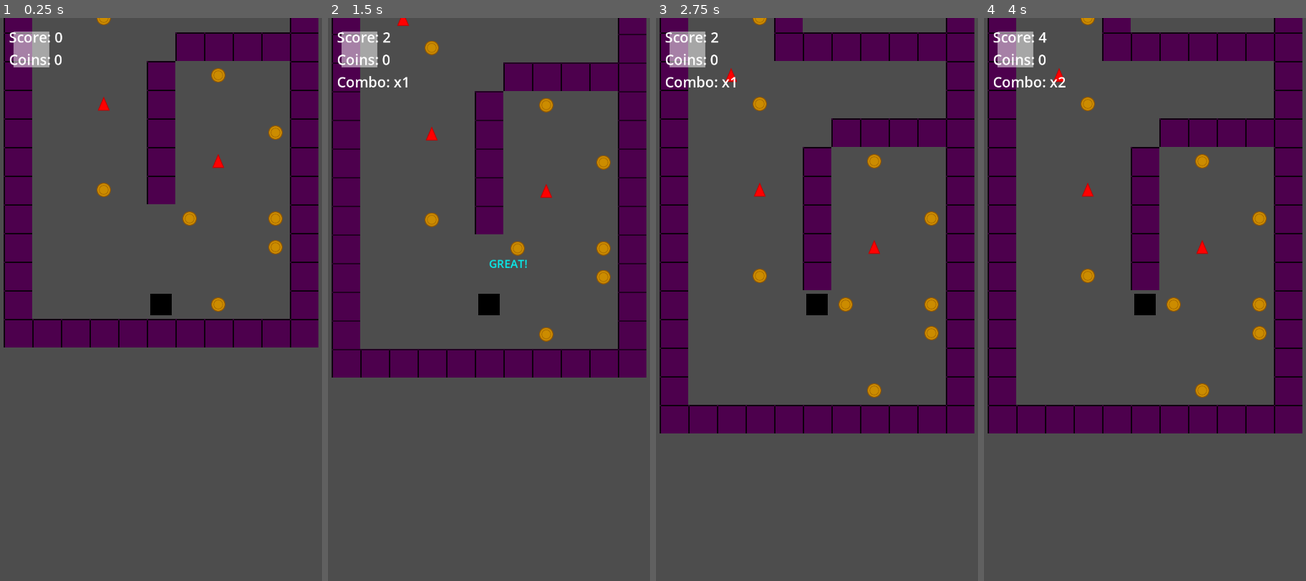
Above: before the commit, frames 1-4 (left to right).
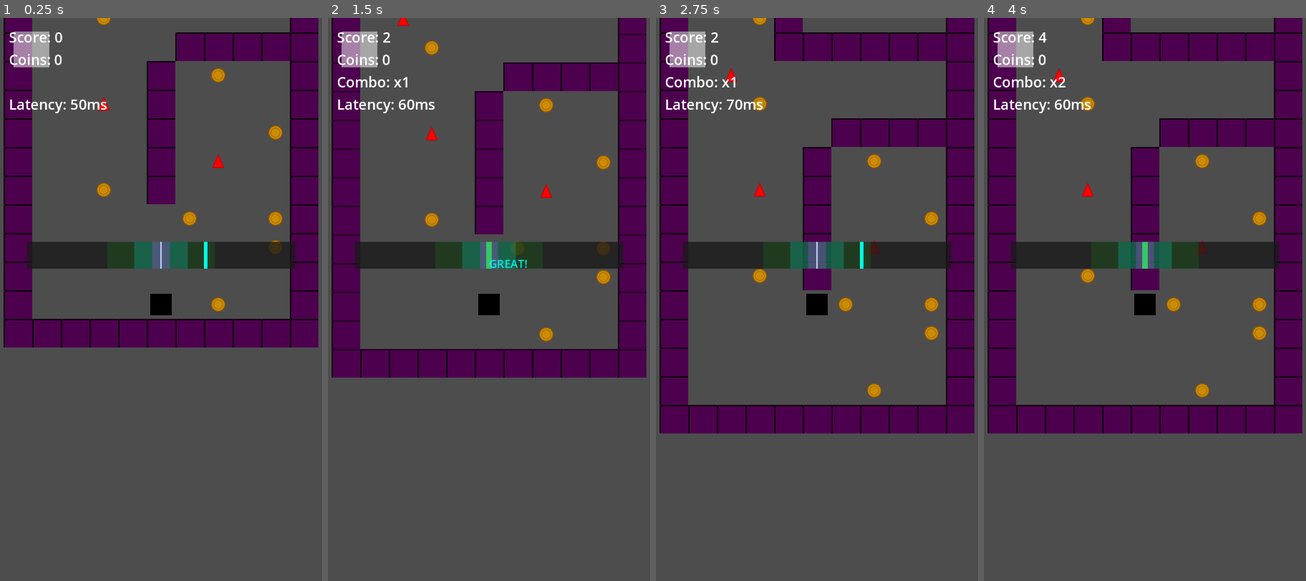
Above: after the commit, the same moments.

Repository: rubiconRiver/tomb-of-the-mask-clone
Game: Godot game, scene res://scenes/main.tscn
The game is run twice, just before and just after one commit, with the same random seed, the same clock (stepped at 60 frames per second) and the same inputs.
Inputs (mouse positions are in pixels of both pictures, inside the frame that each line leads up to):
- Up to frame 1 (0.25 s): no input
- Up to frame 2 (1.5 s): move the mouse to (559, 276) at 0.52 s; hold Right (ui_right) 0.53-1.25 s; click (559, 276) at 0.67 s; drag from (424, 333) to (546, 74) at 1.27 s
- Up to frame 3 (2.75 s): move the mouse to (849, 175) at 2.02 s; hold Right (ui_right) from 2.03 s (still down)
- Up to frame 4 (4 s): release Right (ui_right) at 2.75 s; drag from (1128, 417) to (1087, 102) at 2.77 s; move the mouse to (1241, 389) at 3.52 s; hold Left (ui_left) from 3.53 s (still down)

The runs differ from the first frame. In frame 1, 4.1% of the frame differs, in the area x 3-92%, y 14-45%; in frame 2, 4.1%; in frame 3, 4.1%; in frame 4, 4.2%.

Commit message:
sound timer

Diff:
--- a/scenes/main.tscn
+++ b/scenes/main.tscn
@@ -35,6 +35,14 @@
 text = "Combo: x0"
 label_settings = SubResource("1")
 
+[node name="LatencyLabel" type="Label" parent="UILayer"]
+offset_left = 20.0
+offset_top = 170.0
+offset_right = 250.0
+offset_bottom = 210.0
+text = "Latency: 50ms"
+label_settings = SubResource("1")
+
 [node name="GameOverPanel" type="Panel" parent="UILayer"]
 visible = false
 anchors_preset = 8
--- a/scripts/GameManager.gd
+++ b/scripts/GameManager.gd
@@ -6,12 +6,14 @@
 var beat_indicator_script = preload("res://scripts/ui/BeatIndicator.gd")
 var style_score_manager_script = preload("res://scripts/ui/StyleScoreManager.gd")
 var timing_feedback_script = preload("res://scripts/ui/TimingFeedback.gd")
+var beat_timeline_script = preload("res://scripts/ui/BeatTimeline.gd")
 
 var player: Player
 var level_generator: LevelGenerator
 var swipe_detector: SwipeDetector
 var camera: Camera2D
 var beat_indicator: Control
+var beat_timeline: BeatTimeline
 var style_score_manager: StyleScoreManager
 
 var score = 0
@@ -21,11 +23,13 @@
 
 var beat_timer = 0.0
 var beat_interval = 0.5
+var audio_latency_offset = 0.05  # Adjust this to sync audio with visual
 
 @onready var ui_layer = $UILayer
 @onready var score_label = $UILayer/ScoreLabel
 @onready var coins_label = $UILayer/CoinsLabel
 @onready var combo_label = $UILayer/ComboLabel
+@onready var latency_label = $UILayer/LatencyLabel
 @onready var game_over_panel = $UILayer/GameOverPanel
 @onready var beat_audio: AudioStreamPlayer
 
@@ -43,6 +47,7 @@
 
 	setup_camera()
 	setup_beat_indicator()
+	setup_beat_timeline()
 	setup_beat_audio()
 	start_game()
 
@@ -59,6 +64,12 @@
 		ui_layer.add_child(beat_indicator)
 
 	beat_occurred.connect(beat_indicator.pulse)
+
+func setup_beat_timeline():
+	beat_timeline = beat_timeline_script.new()
+
+	if ui_layer:
+		ui_layer.add_child(beat_timeline)
 
 func setup_beat_audio():
 	beat_audio = AudioStreamPlayer.new()
@@ -84,10 +95,29 @@
 		beat_interval = min(2.0, beat_interval + 0.05)
 		print("Beat interval: ", beat_interval)
 
+	# Handle audio latency adjustment
+	if Input.is_action_just_pressed("ui_left"):
+		audio_latency_offset = max(-0.2, audio_latency_offset - 0.01)
+		update_latency_display()
+		print("Audio latency offset: ", audio_latency_offset * 1000, "ms")
+	elif Input.is_action_just_pressed("ui_right"):
+		audio_latency_offset = min(0.2, audio_latency_offset + 0.01)
+		update_latency_display()
+		print("Audio latency offset: ", audio_latency_offset * 1000, "ms")
+
 	beat_timer += delta
+
+	# Play sound slightly early to compensate for audio latency
+	if beat_timer >= beat_interval - audio_latency_offset and beat_timer - delta < beat_interval - audio_latency_offset:
+		play_beat_sound()
+
 	if beat_timer >= beat_interval:
 		beat_timer -= beat_interval
 		_on_beat()
+
+	# Update beat timeline
+	if beat_timeline:
+		beat_timeline.update_beat(beat_timer, beat_interval)
 
 func start_game():
 	score = 0
@@ -101,6 +131,7 @@
 	setup_level()
 	spawn_player()
 	update_ui()
+	update_latency_display()
 
 func setup_level():
 	if level_generator:
@@ -126,9 +157,6 @@
 
 func _on_beat():
 	emit_signal("beat_occurred")
-
-	# Play the beat sound
-	play_beat_sound()
 
 func play_beat_sound():
 	if not beat_audio or not beat_audio.stream:
@@ -232,3 +260,7 @@
 
 func _on_combo_changed(new_combo: int):
 	update_ui()
+
+func update_latency_display():
+	if latency_label:
+		latency_label.text = "Latency: " + str(int(audio_latency_offset * 1000)) + "ms"
--- /dev/null
+++ b/scripts/ui/BeatTimeline.gd
@@ -0,0 +1,78 @@
+extends Control
+class_name BeatTimeline
+
+var beat_timer: float = 0.0
+var beat_interval: float = 0.5
+var upcoming_beat_indicator: Control
+
+func _ready():
+	custom_minimum_size = Vector2(600, 60)
+	position = Vector2(60, 500)
+
+	# Create timeline background
+	var background = ColorRect.new()
+	background.color = Color(0.1, 0.1, 0.1, 0.8)
+	background.size = custom_minimum_size
+	add_child(background)
+
+	# Create center line (the "now" marker)
+	var center_line = ColorRect.new()
+	center_line.color = Color(1.0, 1.0, 1.0, 1.0)
+	center_line.size = Vector2(4, 60)
+	center_line.position = Vector2(custom_minimum_size.x / 2 - 2, 0)
+	add_child(center_line)
+
+	# Create upcoming beat indicator
+	upcoming_beat_indicator = ColorRect.new()
+	upcoming_beat_indicator.color = Color(0.0, 1.0, 1.0, 1.0)
+	upcoming_beat_indicator.size = Vector2(8, 60)
+	add_child(upcoming_beat_indicator)
+
+	# Add timing window indicators
+	create_timing_windows()
+
+func create_timing_windows():
+	var center_x = custom_minimum_size.x / 2
+	var pixels_per_second = 400.0  # How many pixels = 1 second
+
+	# Perfect window (±50ms)
+	var perfect_rect = ColorRect.new()
+	perfect_rect.color = Color(1.0, 0.0, 1.0, 0.3)  # Magenta
+	perfect_rect.size = Vector2(0.1 * pixels_per_second, 60)  # 100ms total width
+	perfect_rect.position = Vector2(center_x - perfect_rect.size.x / 2, 0)
+	add_child(perfect_rect)
+
+	# Great window (±150ms)
+	var great_rect = ColorRect.new()
+	great_rect.color = Color(0.0, 1.0, 1.0, 0.2)  # Cyan
+	great_rect.size = Vector2(0.3 * pixels_per_second, 60)  # 300ms total width
+	great_rect.position = Vector2(center_x - great_rect.size.x / 2, 0)
+	add_child(great_rect)
+
+	# Good window (±300ms)
+	var good_rect = ColorRect.new()
+	good_rect.color = Color(0.0, 1.0, 0.0, 0.1)  # Green
+	good_rect.size = Vector2(0.6 * pixels_per_second, 60)  # 600ms total width
+	good_rect.position = Vector2(center_x - good_rect.size.x / 2, 0)
+	add_child(good_rect)
+
+func update_beat(timer: float, interval: float):
+	beat_timer = timer
+	beat_interval = interval
+
+	# Calculate position of next beat
+	var time_to_beat = beat_interval - beat_timer
+	var pixels_per_second = 400.0
+	var beat_x = (custom_minimum_size.x / 2) + (time_to_beat * pixels_per_second)
+
+	# Position the beat indicator
+	upcoming_beat_indicator.position.x = beat_x - 4
+
+	# Pulse effect when close to center
+	if abs(time_to_beat) < 0.05:
+		upcoming_beat_indicator.modulate = Color(1.0, 1.0, 0.0, 1.0)  # Yellow flash
+		upcoming_beat_indicator.size = Vector2(12, 60)
+		upcoming_beat_indicator.position.x -= 2
+	else:
+		upcoming_beat_indicator.modulate = Color(0.0, 1.0, 1.0, 1.0)  # Cyan
+		upcoming_beat_indicator.size = Vector2(8, 60)
Not shown, added: scripts/ui/BeatTimeline.gd.uid
Not shown, added: scripts/ui/TimingFeedback.gd.uid
